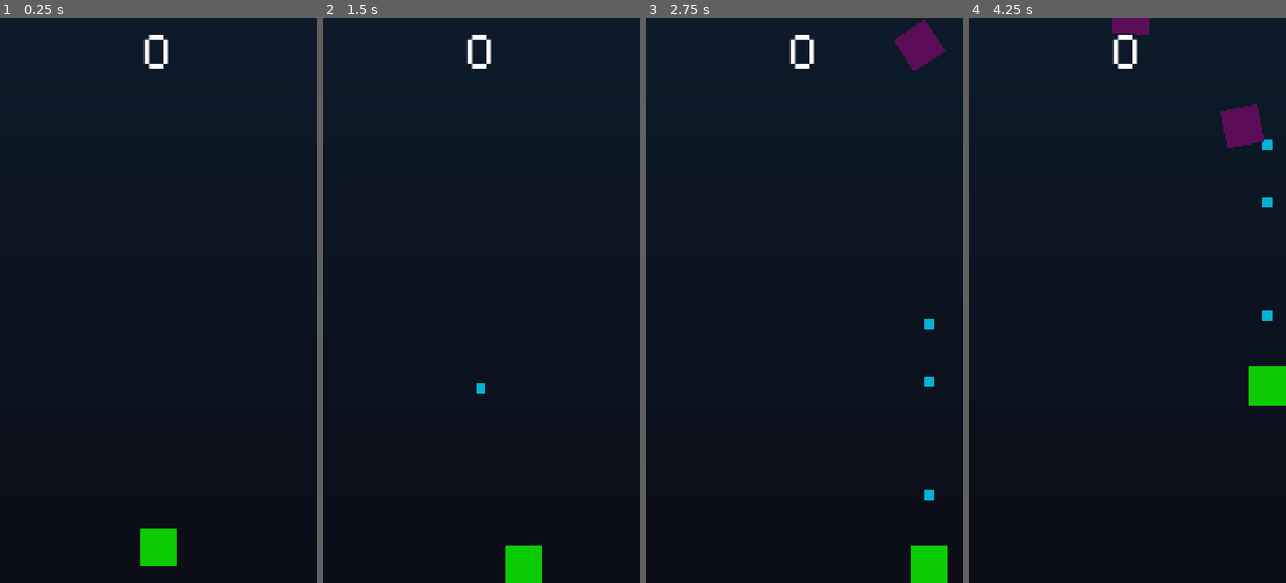
Above: before the commit, frames 1-4 (left to right).
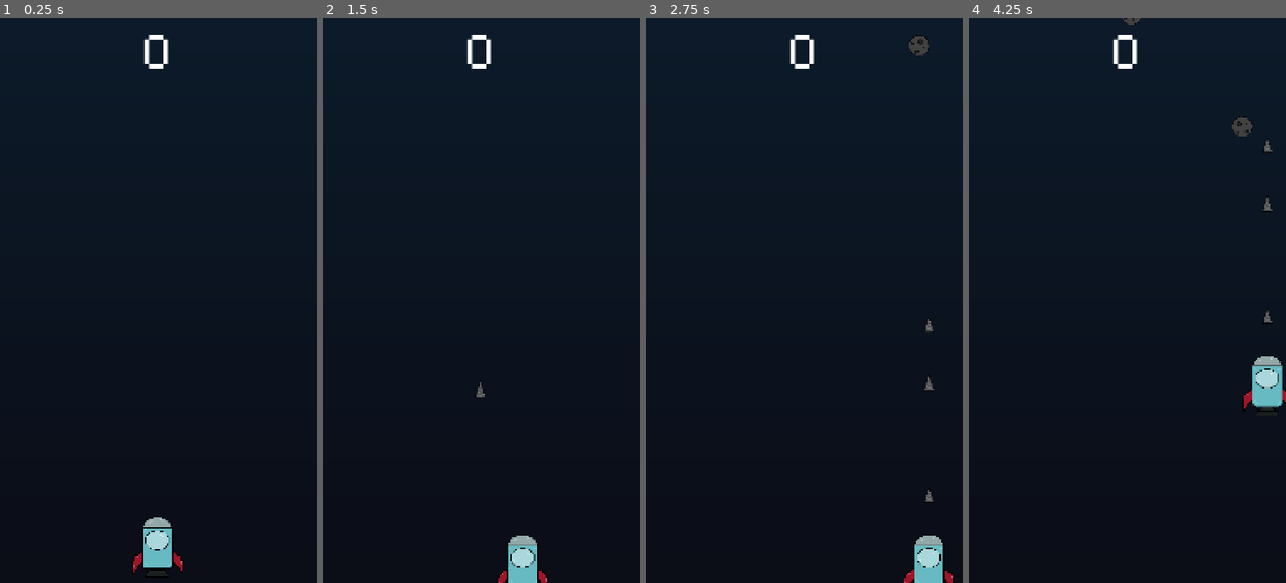
Above: after the commit, the same moments.

Repository: KRYPTO-CS/SpaceShooter
Game: Godot game, scene res://scenes/main.tscn
Two runs of this game, one before a commit and one after it. Both use one fixed random seed, a clock stepped at 60 frames per second and the inputs below.
Inputs (mouse positions are in pixels of both pictures, inside the frame that each line leads up to):
- Up to frame 1 (0.25 s): no input
- Up to frame 2 (1.5 s): tap Enter at 0.5 s; move the mouse to (551, 272) at 0.52 s; click (551, 272) at 0.67 s; drag from (418, 328) to (481, 362) at 1.27 s
- Up to frame 3 (2.75 s): move the mouse to (836, 176) at 2.02 s; click (836, 176) at 2.17 s
- Up to frame 4 (4.25 s): drag from (1111, 413) to (1251, 323) at 2.77 s; move the mouse to (1222, 385) at 3.52 s; click (1222, 385) at 3.67 s

The runs differ from the first frame. In frame 1, 1.0% of the frame differs, in the area x 42-58%, y 88-99%; in frame 2, 1.0%; in frame 3, 2.0%; in frame 4, 2.4%, in the area x 45-100%, y 0-70%.

Commit message:
Update Sprites

Diff:
--- a/SpaceShooter/project.godot
+++ b/SpaceShooter/project.godot
@@ -12,7 +12,7 @@
 
 config/name="SpaceShooter"
 run/main_scene="uid://bum47jvl0ubsw"
-config/features=PackedStringArray("4.4", "GL Compatibility")
+config/features=PackedStringArray("4.5", "GL Compatibility")
 config/icon="res://icon.svg"
 
 [autoload]
--- a/SpaceShooter/scenes/main.tscn
+++ b/SpaceShooter/scenes/main.tscn
@@ -36,6 +36,7 @@
 
 [node name="Player" parent="." instance=ExtResource("1_ig7tw")]
 position = Vector2(0, 420)
+scale = Vector2(0.5, 0.5)
 
 [node name="Camera2D" type="Camera2D" parent="."]
 position = Vector2(1, 0)
Not shown, changed: SpaceShooter/fonts/m5x7.ttf.import
Not shown, changed: SpaceShooter/icon.svg.import
Binary file changed: SpaceShooter/sprites/Asteroid.png
Not shown, changed: SpaceShooter/sprites/Asteroid.png.import
Binary file changed: SpaceShooter/sprites/Bullet.png
Not shown, changed: SpaceShooter/sprites/Bullet.png.import
Binary file changed: SpaceShooter/sprites/GoldenAsteroid.png
Not shown, changed: SpaceShooter/sprites/GoldenAsteroid.png.import
Binary file changed: SpaceShooter/sprites/Player.png
Not shown, changed: SpaceShooter/sprites/Player.png.import
